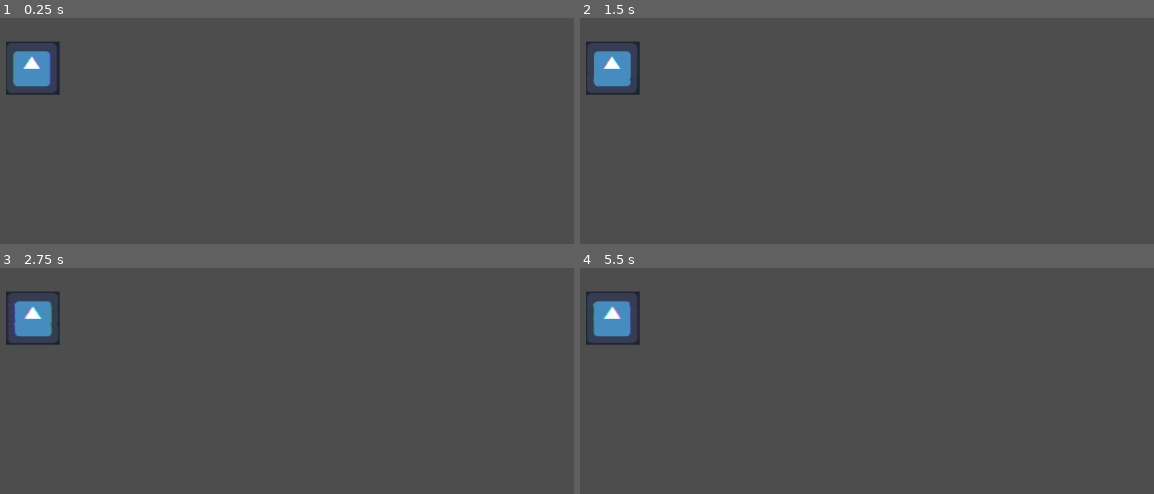
Above: before the commit, frames 1-4 (two rows, left to right).
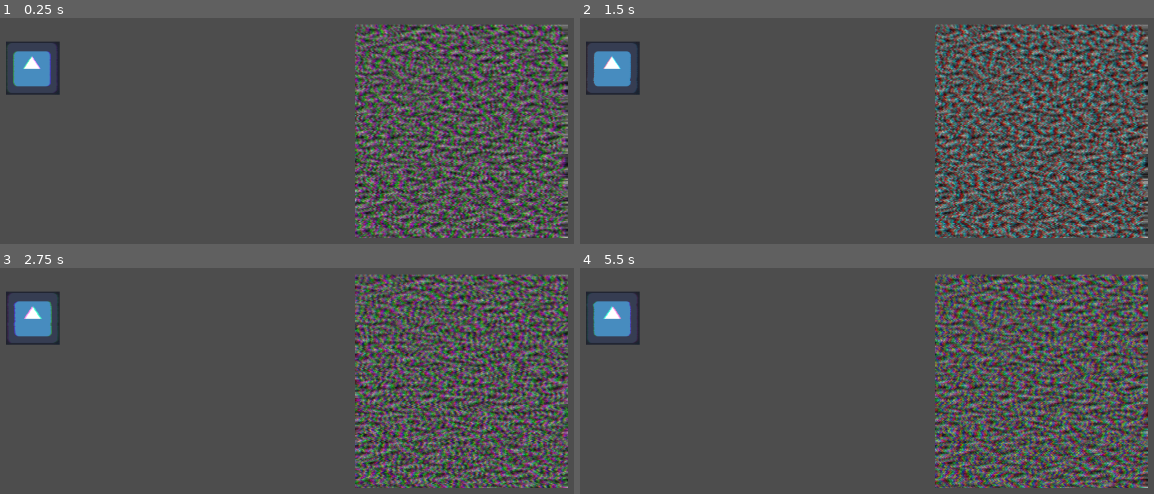
Above: after the commit, the same moments.

Repository: Rhevik/growup-mending
Game: Godot game, scene res://Art/crt_shader/shader_test.tscn
Two runs of this game, one before a commit and one after it. Both use one fixed random seed, a clock stepped at 60 frames per second and the inputs below. This scene is started directly instead of the project's main scene. The engine's default icon, where the game draws it, is replaced by a stand-in: a white triangle on a blue panel in a dark square.
Inputs:
- Up to frame 1 (0.25 s): no input
- Up to frame 2 (1.5 s): no input
- Up to frame 3 (2.75 s): no input
- Up to frame 4 (5.5 s): no input

The runs differ from the first frame. In frame 1, 29% of the frame differs, in the area x 61-99%, y 2-98%; in frame 2, 27%; in frame 3, 30%; in frame 4, 30%.

Commit message:
playing with shaders

Diff:
--- a/FlexTaper/Art/crt_shader/shader_test.tscn
+++ b/FlexTaper/Art/crt_shader/shader_test.tscn
@@ -1,7 +1,20 @@
-[gd_scene load_steps=3 format=3 uid="uid://mle2rjcdertf"]
+[gd_scene load_steps=6 format=3 uid="uid://mle2rjcdertf"]
 
 [ext_resource type="Texture2D" uid="uid://0ippu1thqesq" path="res://icon.svg" id="1_bvv6b"]
 [ext_resource type="Material" uid="uid://ck0pnku3q0055" path="res://Art/crt_shader/crt_shader_material.tres" id="2_ijr48"]
+
+[sub_resource type="Gradient" id="Gradient_5pn8a"]
+
+[sub_resource type="FastNoiseLite" id="FastNoiseLite_o6pu3"]
+frequency = 0.0708
+offset = Vector3(222.22, 0, 0)
+fractal_octaves = 7
+fractal_gain = 0.84
+fractal_weighted_strength = 0.69
+
+[sub_resource type="NoiseTexture2D" id="NoiseTexture2D_v1hov"]
+color_ramp = SubResource("Gradient_5pn8a")
+noise = SubResource("FastNoiseLite_o6pu3")
 
 [node name="ShaderTest" type="Node"]
 
@@ -10,9 +23,7 @@
 position = Vector2(357, 192)
 texture = ExtResource("1_bvv6b")
 
-[node name="Shader_TextureRect" type="TextureRect" parent="."]
+[node name="StaticTest1" type="Sprite2D" parent="."]
 material = ExtResource("2_ijr48")
-offset_left = 4.0
-offset_top = 8.0
-offset_right = 1160.0
-offset_bottom = 648.0
+position = Vector2(1386, 344)
+texture = SubResource("NoiseTexture2D_v1hov")
